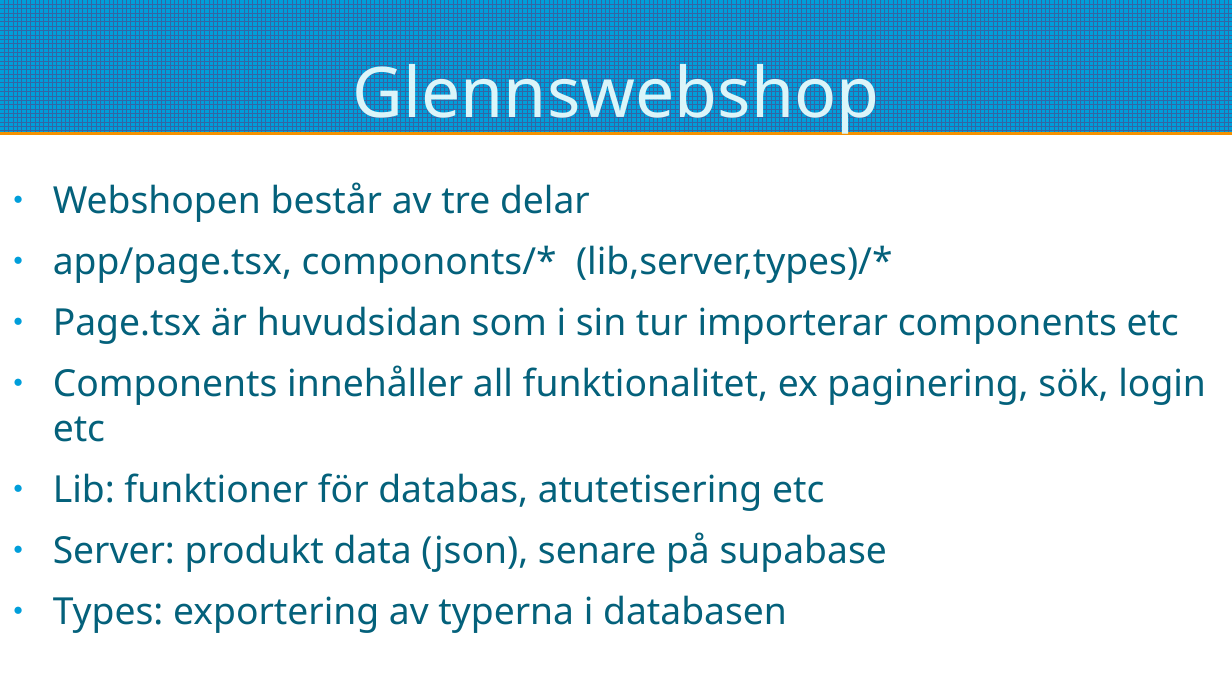
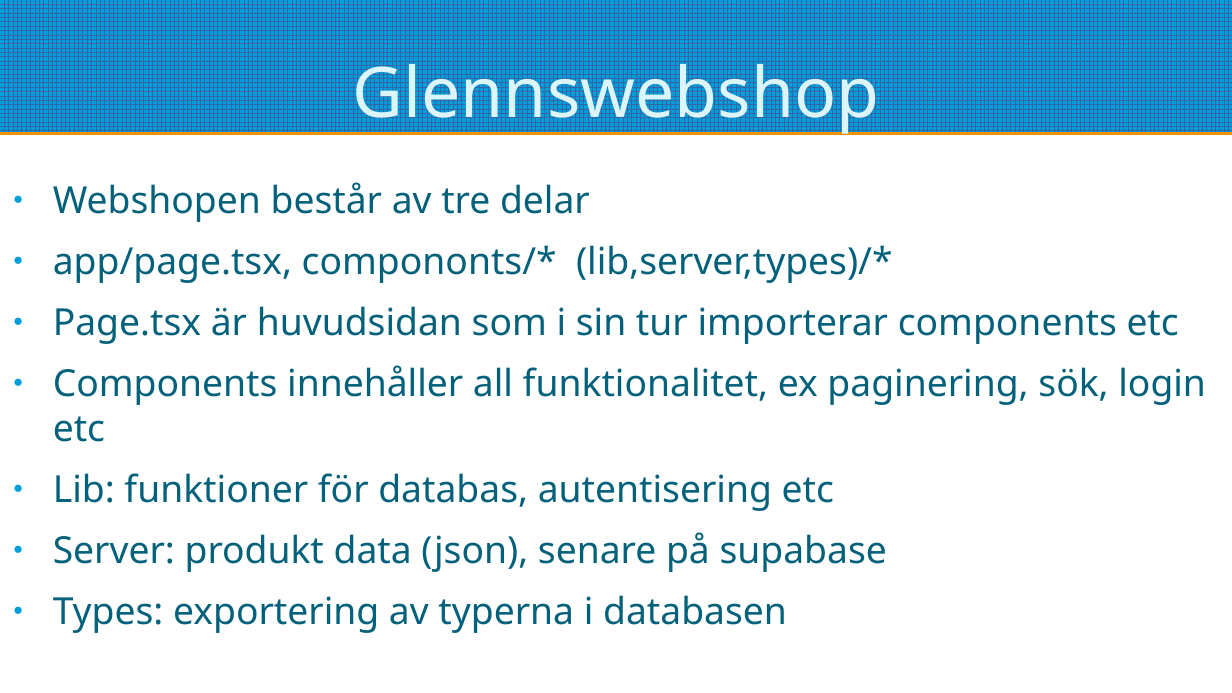
Before and after one commit to pontusOlssonGit/glenns-webshop, a slide deck: slide 2 of redovisning.odp. Drawn at 1232x693 pixels with LibreOffice and Linux fonts; fonts in the diff are those of the drawing. Boxes give left, top, right and bottom in pixels: in the first picture for what was removed or moved away, otherwise in the second. Text is boxed around its words. In the diff, an @@ line names an element or a change of style, - is before the commit and + after.

```diff
--- a/redovisning.odp
+++ b/redovisning.odp
@@ text at [53,473,834,511]: text changed @@
-● Lib: funktioner för databas, atutetisering etc
+● Lib: funktioner för databas, autentisering etc
```
Also in this commit, not shown: 3 other slides changed, 3 other files.
